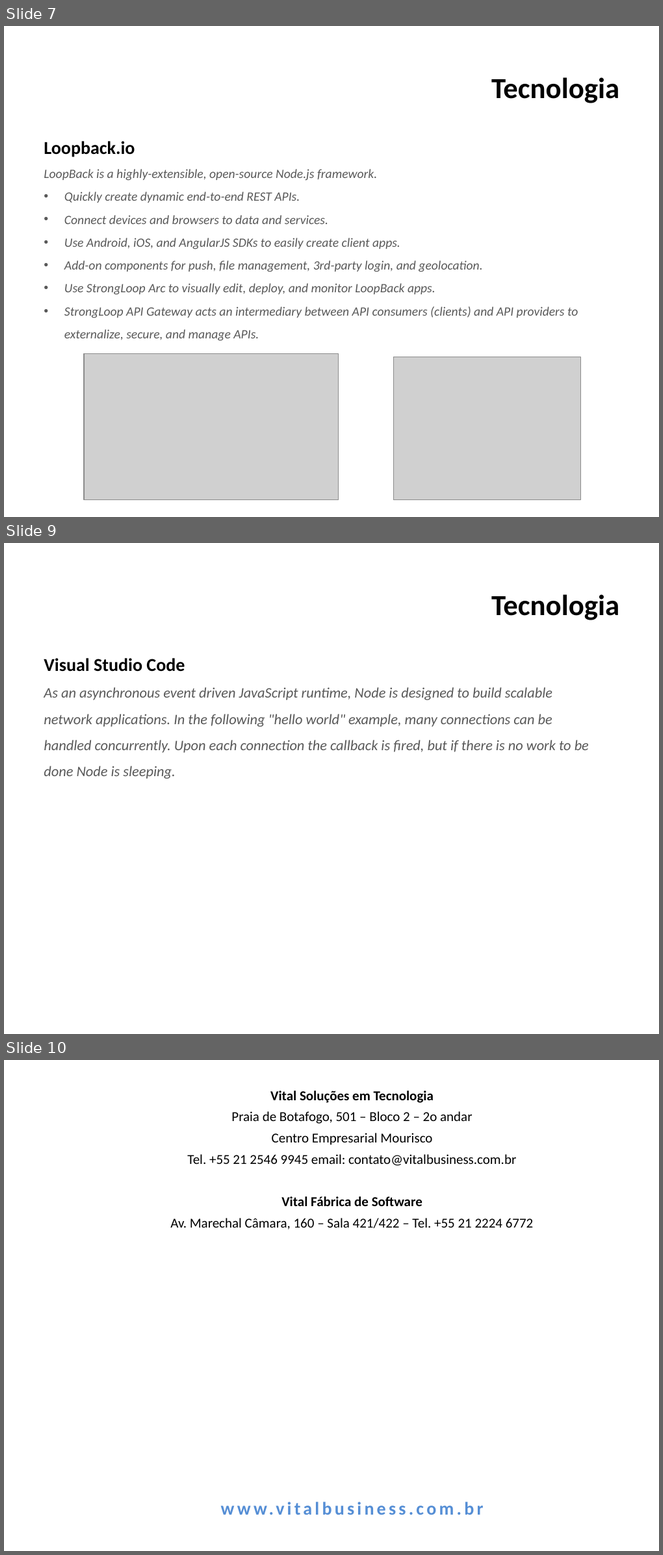
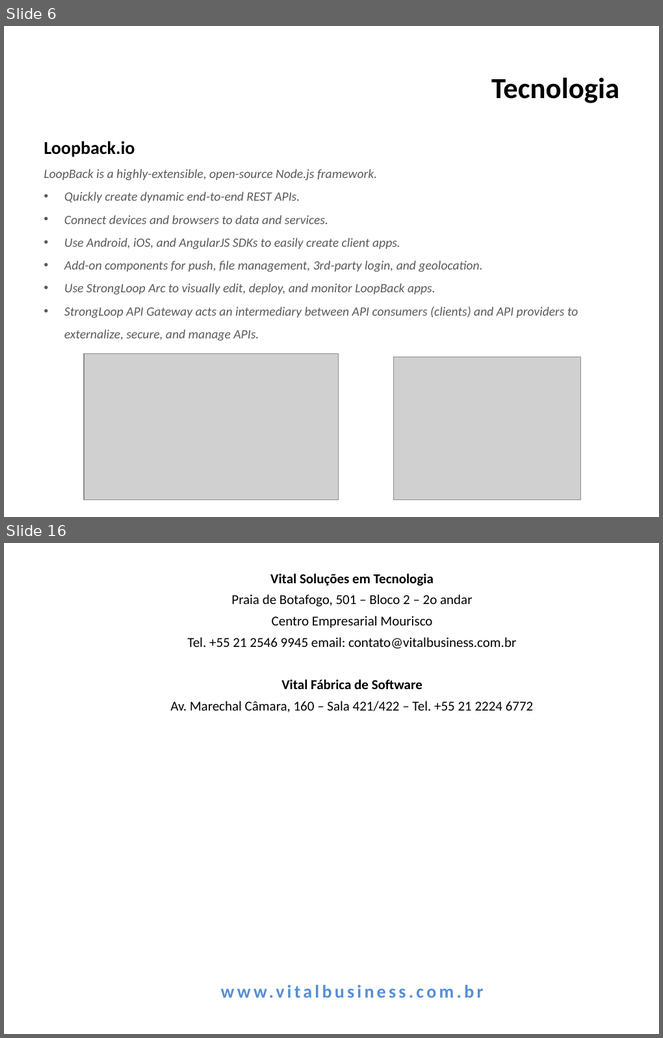
Before and after one commit to felcerreia/LoopbackRestApiTests, a slide deck: slides/POC-StrongLoop.pptx. Shown one above the other, each under a label of ours: slides 7, 9 and 10 before the commit, slides 6 and 16 after it; the slides between them are not shown. The pictures are 663x1555 and 663x1038 pixels, drawn with LibreOffice and Linux fonts; fonts in the diff are those of the drawing; grey boxes stand for pictures; background and template pictures are left out. Boxes give left, top, right and bottom in pixels: in the first picture for what was removed or moved away, otherwise in the second. Text is boxed around its words. In the diff, an @@ line names an element or a change of style, - is before the commit and + after.

```diff
--- a/slides/POC-StrongLoop.pptx
+++ b/slides/POC-StrongLoop.pptx
@@ slide 9 removed at [4, 543, 659, 1034], background picture (left out) @@
@@ title removed at [492, 594, 620, 620] @@
-Tecnologia
@@ text removed at [44, 658, 589, 779] @@
-Visual Studio Code
-As an asynchronous event driven JavaScript runtime, Node is designed to build scalable network applications. In the following "hello world" example, many connections can be handled concurrently. Upon each connection the callback is fired, but if there is no work to be done Node is sleeping.
@@ what was slide 7 is now slide 6 @@
@@ what was slide 10 is now slide 16 @@
```
Also in this commit, not shown: 4 slides changed, 8 slides added, 1 other slide removed, 1 other file.
